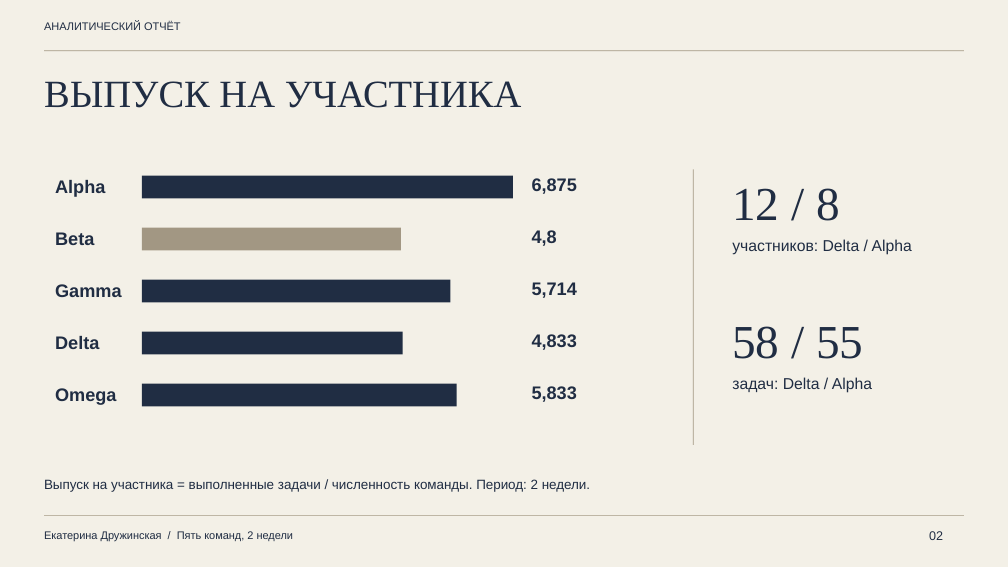
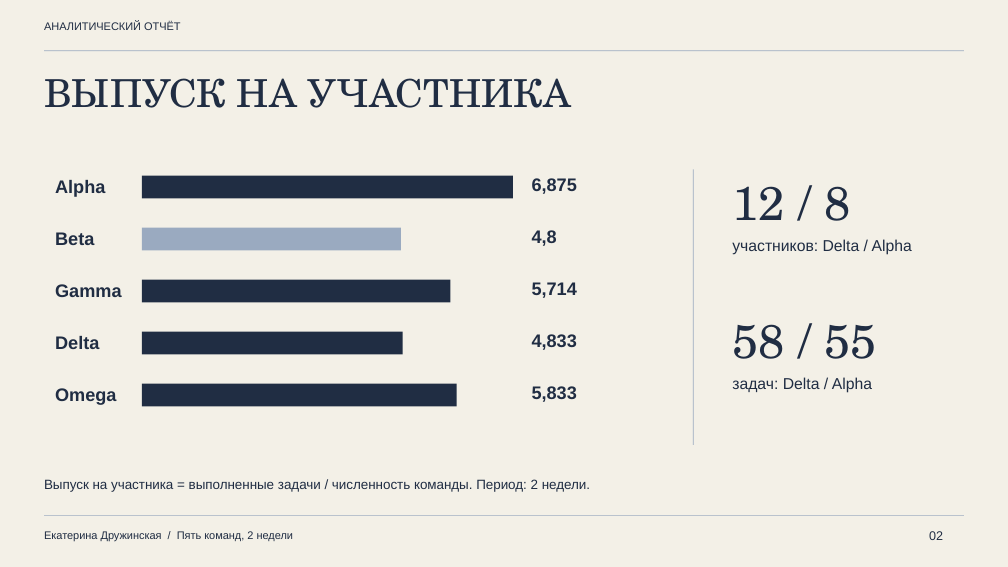
Before and after one commit to druzhinskaia/team-performance-analysis, a slide deck: slide 2 of files/02_presentation.pptx. Drawn at 1008x567 pixels with LibreOffice and Linux fonts; fonts in the diff are those of the drawing. Boxes give left, top, right and bottom in pixels: in the first picture for what was removed or moved away, otherwise in the second. Text is boxed around its words. In the diff, an @@ line names an element or a change of style, - is before the commit and + after.

```diff
--- a/files/02_presentation.pptx
+++ b/files/02_presentation.pptx
@@ fill #A29783 to #9AAAC0 in 4 elements at (44,51,964,51), (44,515,964,516), (142,228,402,250), (693,169,694,445) @@
@@ font Times New Roman to TeX Gyre Schola in 3 elements at (44,78,571,108), (732,186,850,221), (732,324,877,359) @@
```
Also in this commit, not shown: 6 other slides changed, 21 other files.
